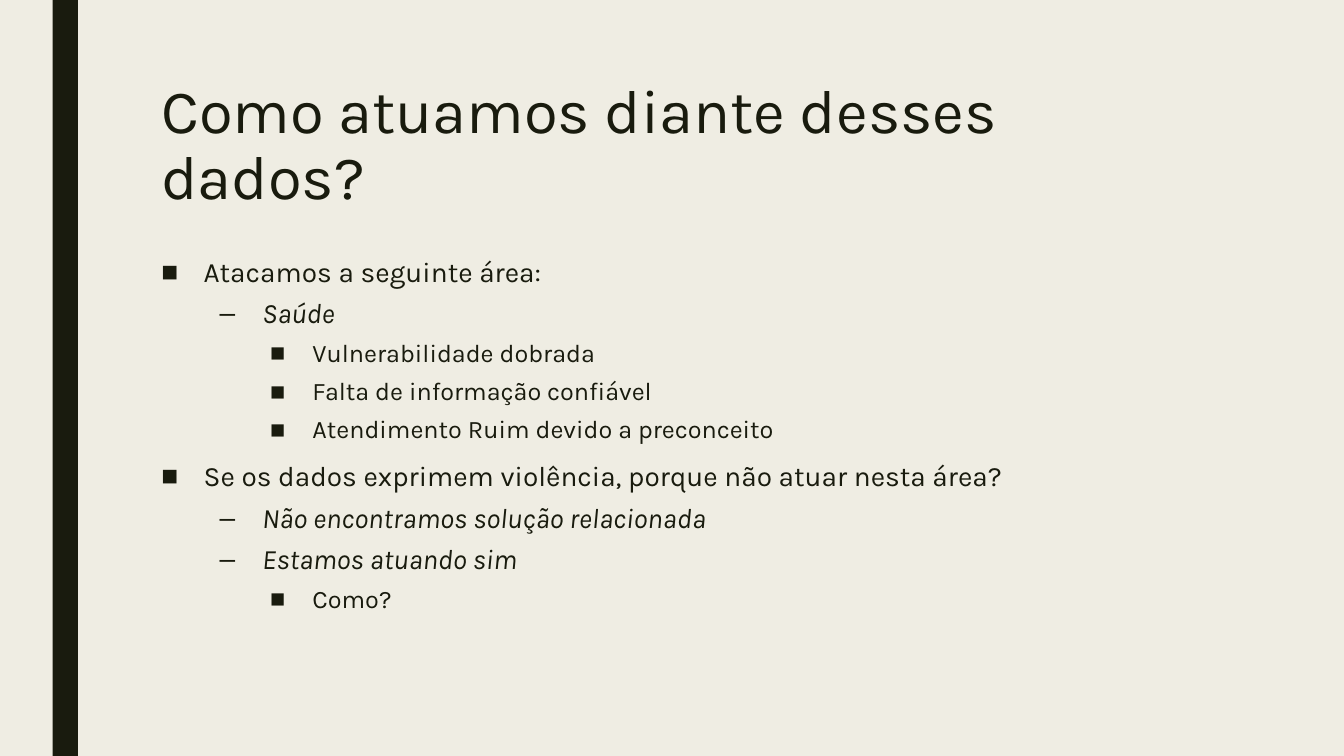
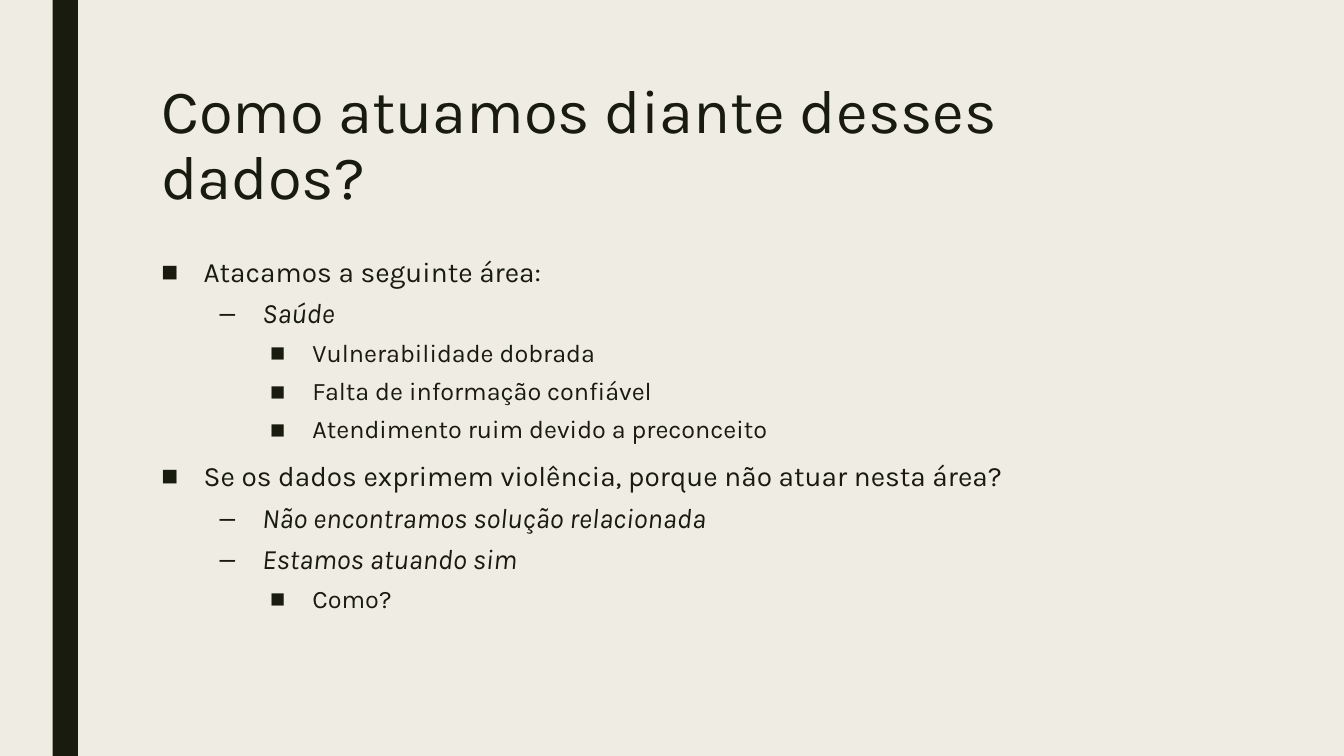
Before and after one commit to DaviMelo558/Squad06, a slide deck: slide 4 of Entregaveis/Livre Saúde +.pptx. Drawn at 1344x756 pixels with LibreOffice and Linux fonts; fonts in the diff are those of the drawing. Boxes give left, top, right and bottom in pixels: in the first picture for what was removed or moved away, otherwise in the second. Text is boxed around its words. In the diff, an @@ line names an element or a change of style, - is before the commit and + after.

```diff
--- a/Entregaveis/Livre Saúde +.pptx
+++ b/Entregaveis/Livre Saúde +.pptx
@@ text at bbox=[312, 420, 767, 444]: text changed @@
-    ■ Atendimento Ruim devido a preconceito
+    ■ Atendimento ruim devido a preconceito
```
Also in this commit, not shown: 2 other slides changed, 31 other files.
